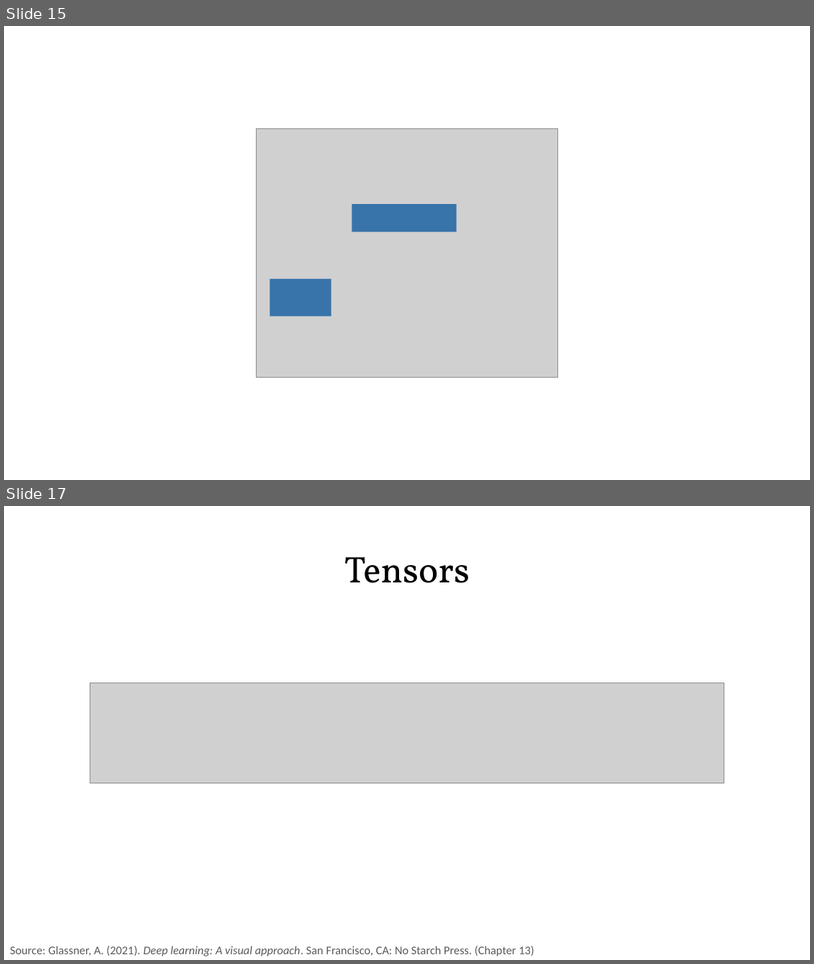
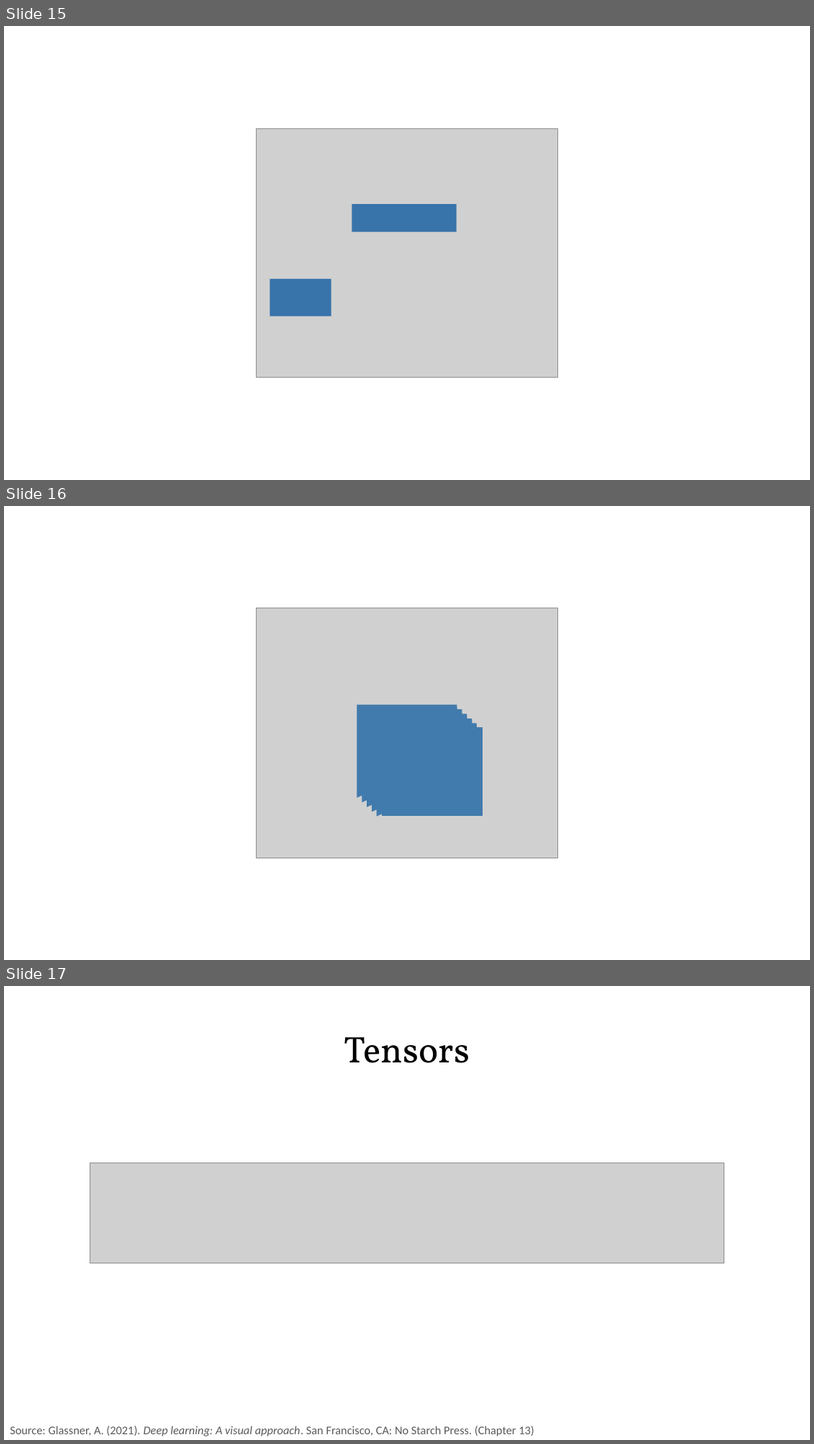
Before and after one commit to PracticumAI/cnn, a slide deck: presentations/01_cnn_intro.pptx. Shown one above the other, each under a label of ours: slides 15 and 17 before the commit, slides 15, 16 and 17 after it; the slides between them are not shown. The pictures are 814x964 and 814x1444 pixels, drawn with LibreOffice and Linux fonts; fonts in the diff are those of the drawing; grey boxes stand for pictures. Boxes give left, top, right and bottom in pixels: in the first picture for what was removed or moved away, otherwise in the second. Text is boxed around its words. In the diff, an @@ line names an element or a change of style, - is before the commit and + after.

```diff
--- a/presentations/01_cnn_intro.pptx
+++ b/presentations/01_cnn_intro.pptx
@@ slide 16 added at (4, 506, 810, 960), background #FFFFFF @@
@@ picture added at (257, 608, 558, 857) @@
@@ freeform shape added at (358, 705, 457, 797), fill #417AAC, outline #417AAC 1 pt @@
@@ freeform shape added at (363, 709, 463, 801), fill #417AAC, outline #417AAC 1 pt @@
@@ freeform shape added at (368, 714, 468, 806), fill #417AAC, outline #417AAC 1 pt @@
@@ freeform shape added at (373, 719, 472, 811), fill #417AAC, outline #417AAC 1 pt @@
@@ freeform shape added at (377, 723, 477, 815), fill #417AAC, outline #417AAC 1 pt @@
@@ rectangle added at (383, 728, 483, 815), fill #417AAC, outline #417AAC 1 pt @@
```
Also in this commit, not shown: 1 slide removed, 1 other file.
